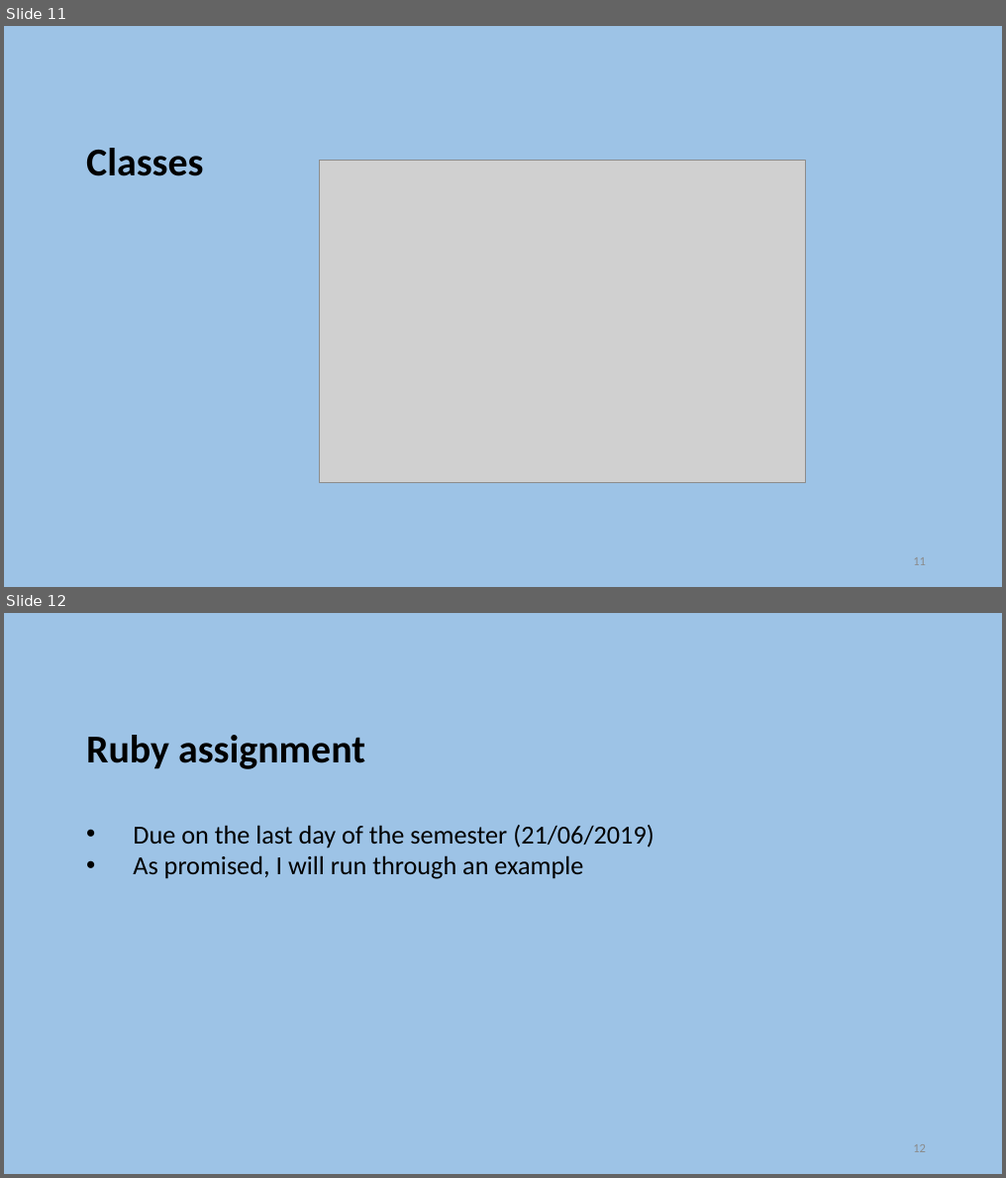
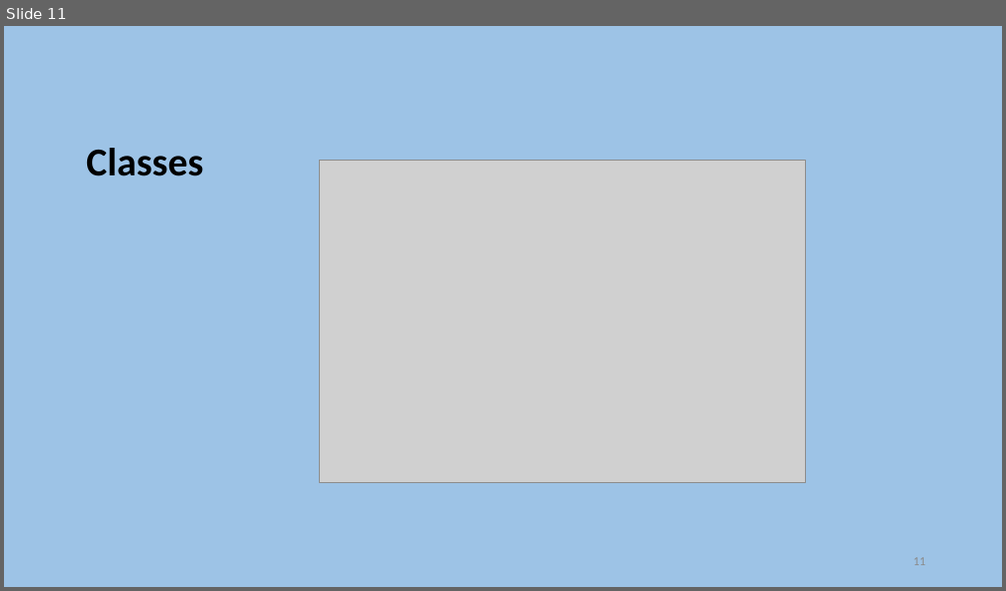
Before and after one commit to szetko/course-materials, a slide deck: Programming 4/11.2 Intro to Python/More Python.pptx. Shown one above the other, each under a label of ours: slides 11 and 12 before the commit, slide 11 after it. The pictures are 1006x1178 and 1006x591 pixels, drawn with LibreOffice and Linux fonts; fonts in the diff are those of the drawing; grey boxes stand for pictures. Boxes give left, top, right and bottom in pixels: in the first picture for what was removed or moved away, otherwise in the second. Text is boxed around its words. In the diff, an @@ line names an element or a change of style, - is before the commit and + after.

```diff
--- a/Programming 4/11.2 Intro to Python/More Python.pptx
+++ b/Programming 4/11.2 Intro to Python/More Python.pptx
@@ slide 12 removed at box(4, 613, 1002, 1174), background #9DC3E6 @@
@@ text removed at box(86, 735, 653, 879) @@
-Ruby assignment
-    • Due on the last day of the semester (21/06/2019)
-    • As promised, I will run through an example
@@ page number removed at box(913, 1145, 926, 1153) @@
-12
```
Also in this commit, not shown: 1 slide changed.
